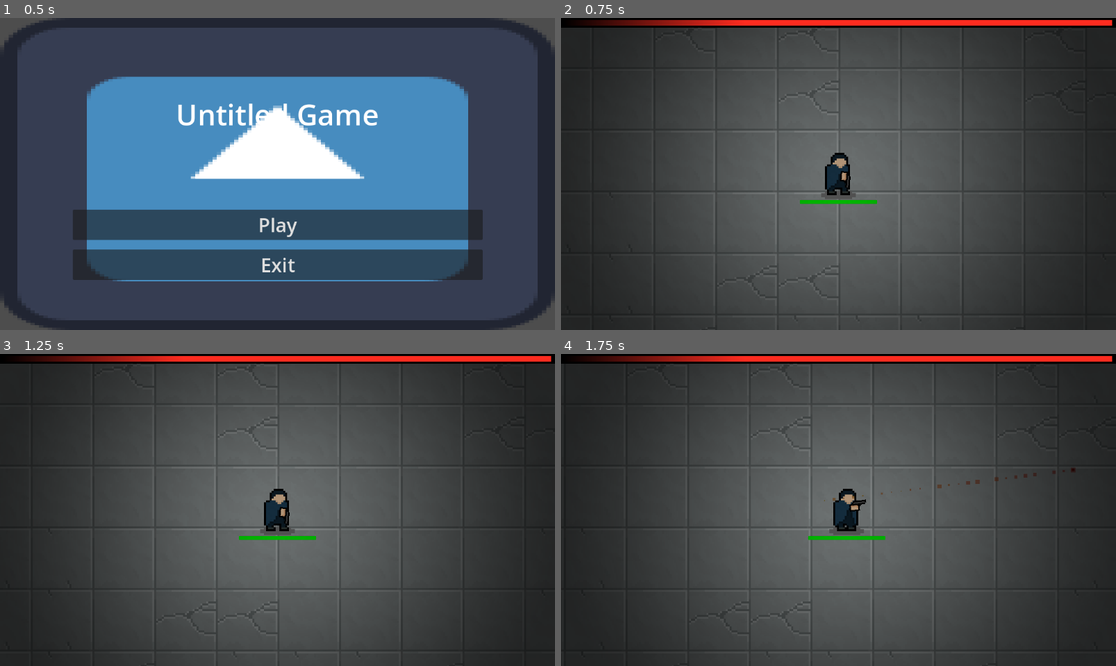
Above: before the commit, frames 1-4 (two rows, left to right).
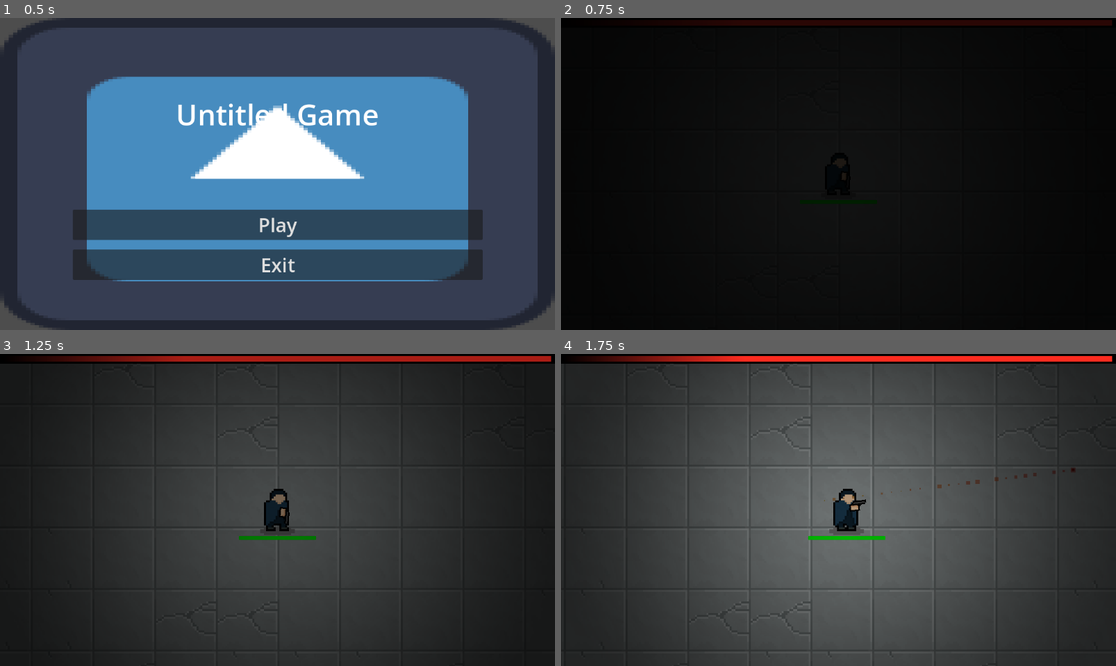
Above: after the commit, the same moments.

Repository: userbooi/Daydream-Toronto
Game: Godot game, scene res://Scenes/UI/main_menu.tscn
Same seed, same stepped clock (60 frames per second), same inputs: the game is played once before the commit and once after it. The engine's default icon, where the game draws it, is replaced by a stand-in: a white triangle on a blue panel in a dark square.
Inputs (mouse positions are in pixels of both pictures, inside the frame that each line leads up to):
- Up to frame 1 (0.5 s): no input
- Up to frame 2 (0.75 s): click "Play" at 0.5 s
- Up to frame 3 (1.25 s): no input
- Up to frame 4 (1.75 s): move the mouse to (960, 494) at 1.27 s; press the mouse at (960, 494) at 1.28 s; hold D (right) from 1.28 s (still down)

Frame 1 is identical in both runs. In frame 2, 98% of the frame differs, in the area x 0-100%, y 0-100%; in frame 3, 39%; in frame 4, nothing differs.

Commit message:
fixed fixedfixed

Diff:
--- a/Scenes/main.tscn
+++ b/Scenes/main.tscn
@@ -10,6 +10,11 @@
 [ext_resource type="Texture2D" uid="uid://00wge4wi3c0c" path="res://Assets/tilesheets/floor_tiles/floor_concrete3.png" id="7_kvcxx"]
 [ext_resource type="Texture2D" uid="uid://bmvqu57y6bglh" path="res://Assets/lightmap/lightmap.png" id="9_3s0tp"]
 [ext_resource type="PackedScene" uid="uid://c1t2cdjw5dt56" path="res://Scenes/UI/sanity.tscn" id="10_t64d2"]
+[ext_resource type="Script" path="res://Scenes/start_animation.gd" id="11_ccj84"]
+[ext_resource type="FontFile" uid="uid://l4f4lns7mif6" path="res://Assets/fonts/ArcadeBook-EEGj.ttf" id="12_o7hbl"]
+[ext_resource type="Script" path="res://Scripts/wave_clear.gd" id="12_uah3r"]
+[ext_resource type="Script" path="res://Scripts/button_panel.gd" id="14_mwp44"]
+[ext_resource type="FontFile" uid="uid://cys5itgfcrbyo" path="res://Assets/fonts/StoneforgeFreeRegular-0vPyr.ttf" id="15_x7ox1"]
 
 [sub_resource type="TileMapPattern" id="TileMapPattern_nhta3"]
 tile_data = PackedInt32Array(131072, 262151, 2, 196608, 262151, 3, 262144, 262151, 4, 327680, 262151, 5, 393216, 262151 …(1160 unchanged characters)…
@@ -906,6 +911,163 @@
 "death": SubResource("Animation_8iapa")
 }
 
+[sub_resource type="Animation" id="Animation_y6gfq"]
+resource_name = "fade_out"
+tracks/0/type = "value"
+tracks/0/imported = false
+tracks/0/enabled = true
+tracks/0/path = NodePath(".:modulate")
+tracks/0/interp = 1
+tracks/0/loop_wrap = true
+tracks/0/keys = {
+"times": PackedFloat32Array(0, 1),
+"transitions": PackedFloat32Array(1, 1),
+"update": 0,
+"values": [Color(1, 1, 1, 1), Color(1, 1, 1, 0)]
+}
+
+[sub_resource type="Animation" id="Animation_66x6p"]
+length = 0.001
+tracks/0/type = "value"
+tracks/0/imported = false
+tracks/0/enabled = true
+tracks/0/path = NodePath(".:modulate")
+tracks/0/interp = 1
+tracks/0/loop_wrap = true
+tracks/0/keys = {
+"times": PackedFloat32Array(0),
+"transitions": PackedFloat32Array(1),
+"update": 0,
+"values": [Color(1, 1, 1, 1)]
+}
+
+[sub_resource type="AnimationLibrary" id="AnimationLibrary_mh2tu"]
+_data = {
+"RESET": SubResource("Animation_66x6p"),
+"fade_out": SubResource("Animation_y6gfq")
+}
+
+[sub_resource type="Animation" id="Animation_iti8k"]
+resource_name = "start"
+length = 2.0
+tracks/0/type = "value"
+tracks/0/imported = false
+tracks/0/enabled = true
+tracks/0/path = NodePath(".:modulate")
+tracks/0/interp = 1
+tracks/0/loop_wrap = true
+tracks/0/keys = {
+"times": PackedFloat32Array(1.5, 2),
+"transitions": PackedFloat32Array(1, 1),
+"update": 0,
+"values": [Color(1, 1, 1, 1), Color(1, 1, 1, 0)]
+}
+tracks/1/type = "value"
+tracks/1/imported = false
+tracks/1/enabled = true
+tracks/1/path = NodePath(".:theme_override_font_sizes/normal_font_size")
+tracks/1/interp = 1
+tracks/1/loop_wrap = true
+tracks/1/keys = {
+"times": PackedFloat32Array(0.0333333, 1.5),
+"transitions": PackedFloat32Array(1, 1),
+"update": 0,
+"values": [100, 120]
+}
+
+[sub_resource type="Animation" id="Animation_xlbks"]
+length = 0.001
+tracks/0/type = "value"
+tracks/0/imported = false
+tracks/0/enabled = true
+tracks/0/path = NodePath(".:modulate")
+tracks/0/interp = 1
+tracks/0/loop_wrap = true
+tracks/0/keys = {
+"times": PackedFloat32Array(0),
+"transitions": PackedFloat32Array(1),
+"update": 0,
+"values": [Color(1, 1, 1, 1)]
+}
+tracks/1/type = "value"
+tracks/1/imported = false
+tracks/1/enabled = true
+tracks/1/path = NodePath(".:theme_override_font_sizes/normal_font_size")
+tracks/1/interp = 1
+tracks/1/loop_wrap = true
+tracks/1/keys = {
+"times": PackedFloat32Array(0),
+"transitions": PackedFloat32Array(1),
+"update": 1,
+"values": [80]
+}
+
+[sub_resource type="AnimationLibrary" id="AnimationLibrary_knlfr"]
+_data = {
+"RESET": SubResource("Animation_xlbks"),
+"start": SubResource("Animation_iti8k")
+}
+
+[sub_resource type="Animation" id="Animation_yxfpf"]
+resource_name = "start"
+tracks/0/type = "value"
+tracks/0/imported = false
+tracks/0/enabled = true
+tracks/0/path = NodePath("Death_Label:modulate")
+tracks/0/interp = 1
+tracks/0/loop_wrap = true
+tracks/0/keys = {
+"times": PackedFloat32Array(0, 0.766667, 1),
+"transitions": PackedFloat32Array(1, 1, 1),
+"update": 0,
+"values": [Color(1, 1, 1, 0), Color(1, 1, 1, 0), Color(1, 1, 1, 1)]
+}
+tracks/1/type = "value"
+tracks/1/imported = false
+tracks/1/enabled = true
+tracks/1/path = NodePath("BoxContainer:visible")
+tracks/1/interp = 1
+tracks/1/loop_wrap = true
+tracks/1/keys = {
+"times": PackedFloat32Array(1),
+"transitions": PackedFloat32Array(1),
+"update": 1,
+"values": [true]
+}
+
+[sub_resource type="Animation" id="Animation_fenkx"]
+length = 0.001
+tracks/0/type = "value"
+tracks/0/imported = false
+tracks/0/enabled = true
+tracks/0/path = NodePath("Death_Label:modulate")
+tracks/0/interp = 1
+tracks/0/loop_wrap = true
+tracks/0/keys = {
+"times": PackedFloat32Array(0),
+"transitions": PackedFloat32Array(1),
+"update": 0,
+"values": [Color(1, 1, 1, 0)]
+}
+tracks/1/type = "value"
+tracks/1/imported = false
+tracks/1/enabled = true
+tracks/1/path = NodePath("BoxContainer:visible")
+tracks/1/interp = 1
+tracks/1/loop_wrap = true
+tracks/1/keys = {
+"times": PackedFloat32Array(0),
+"transitions": PackedFloat32Array(1),
+"update": 1,
+"values": [false]
+}
+
+[sub_resource type="AnimationLibrary" id="AnimationLibrary_lkfnx"]
+_data = {
+"RESET": SubResource("Animation_fenkx"),
+"start": SubResource("Animation_yxfpf")
+}
+
 [node name="Main" type="Node2D"]
 y_sort_enabled = true
 script = ExtResource("1_6r04h")
@@ -974,7 +1136,87 @@
 
 [node name="Sanity" parent="CanvasLayer" instance=ExtResource("10_t64d2")]
 
+[node name="ColorRect" type="ColorRect" parent="CanvasLayer"]
+anchors_preset = 15
+anchor_right = 1.0
+anchor_bottom = 1.0
+grow_horizontal = 2
+grow_vertical = 2
+color = Color(0, 0, 0, 1)
+
+[node name="AnimationPlayer" type="AnimationPlayer" parent="CanvasLayer/ColorRect"]
+libraries = {
+"": SubResource("AnimationLibrary_mh2tu")
+}
+script = ExtResource("11_ccj84")
+
+[node name="RichTextLabel" type="RichTextLabel" parent="CanvasLayer"]
+texture_filter = 2
+anchors_preset = 10
+anchor_right = 1.0
+offset_left = 3.0
+offset_top = 88.0
+offset_right = 3.0
+offset_bottom = 267.0
+grow_horizontal = 2
+theme_override_colors/default_color = Color(0, 0, 0, 1)
+theme_override_fonts/normal_font = ExtResource("12_o7hbl")
+theme_override_font_sizes/normal_font_size = 80
+bbcode_enabled = true
+text = "[center]WAVE CLEAR[/center]"
+
+[node name="AnimationPlayer" type="AnimationPlayer" parent="CanvasLayer/RichTextLabel"]
+libraries = {
+"": SubResource("AnimationLibrary_knlfr")
+}
+script = ExtResource("12_uah3r")
+
+[node name="AnimationPlayer" type="AnimationPlayer" parent="CanvasLayer"]
+libraries = {
+"": SubResource("AnimationLibrary_lkfnx")
+}
+
+[node name="Death_Label" type="RichTextLabel" parent="CanvasLayer"]
+modulate = Color(1, 1, 1, 0)
+offset_top = 127.0
+offset_right = 1151.0
+offset_bottom = 296.0
+theme_override_fonts/normal_font = ExtResource("12_o7hbl")
+theme_override_font_sizes/normal_font_size = 100
+bbcode_enabled = true
+text = "[center]YOU DIED[/center]"
+
+[node name="BoxContainer" type="BoxContainer" parent="CanvasLayer"]
+visible = false
+anchors_preset = 7
+anchor_left = 0.5
+anchor_top = 1.0
+anchor_right = 0.5
+anchor_bottom = 1.0
+offset_left = -125.0
+offset_top = -167.0
+offset_right = 125.0
+grow_horizontal = 2
+grow_vertical = 0
+vertical = true
+script = ExtResource("14_mwp44")
+
+[node name="PlayAgain" type="Button" parent="CanvasLayer/BoxContainer"]
+layout_mode = 2
+theme_override_fonts/font = ExtResource("15_x7ox1")
+theme_override_font_sizes/font_size = 40
+text = "PLAY AGAIN"
+
+[node name="Back" type="Button" parent="CanvasLayer/BoxContainer"]
+layout_mode = 2
+theme_override_fonts/font = ExtResource("15_x7ox1")
+theme_override_font_sizes/font_size = 40
+text = "MAIN MENU"
+
 [node name="posGetter" type="Marker2D" parent="."]
 position = Vector2(-2183, -586)
 
+[connection signal="next_wave" from="." to="CanvasLayer/RichTextLabel/AnimationPlayer" method="_on_main_next_wave"]
 [connection signal="timeout" from="enemySpawnTimer" to="." method="_on_enemy_spawn_timer_timeout"]
+[connection signal="pressed" from="CanvasLayer/BoxContainer/PlayAgain" to="CanvasLayer/BoxContainer" method="_on_play_again_pressed"]
+[connection signal="pressed" from="CanvasLayer/BoxContainer/Back" to="CanvasLayer/BoxContainer" method="_on_back_pressed"]
Not shown: 1 places in Scenes/main.tscn that only renumber resources
